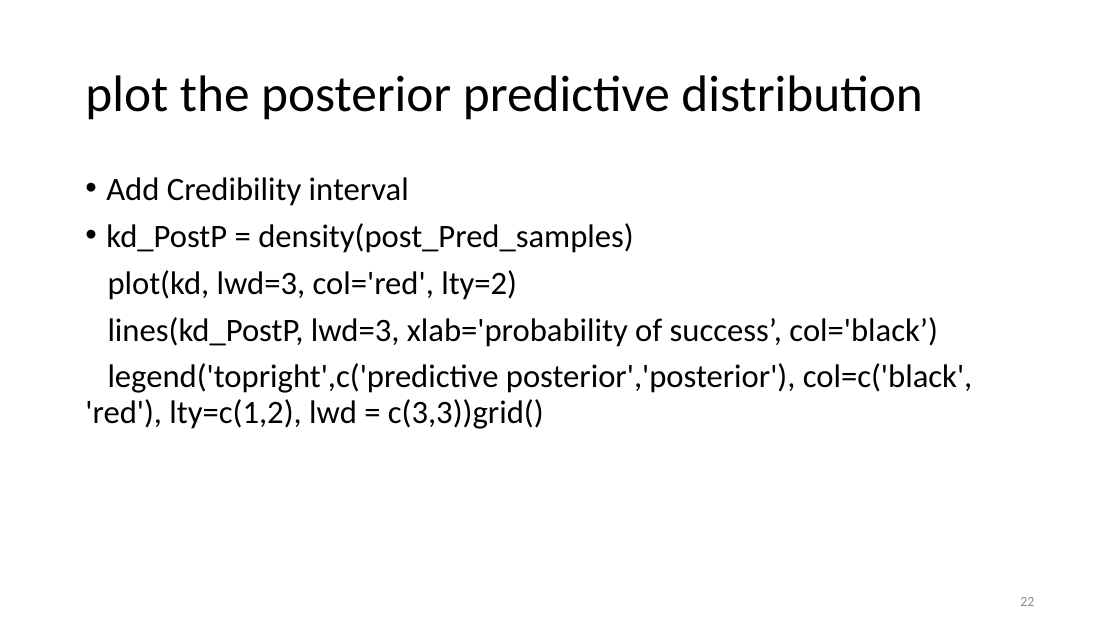
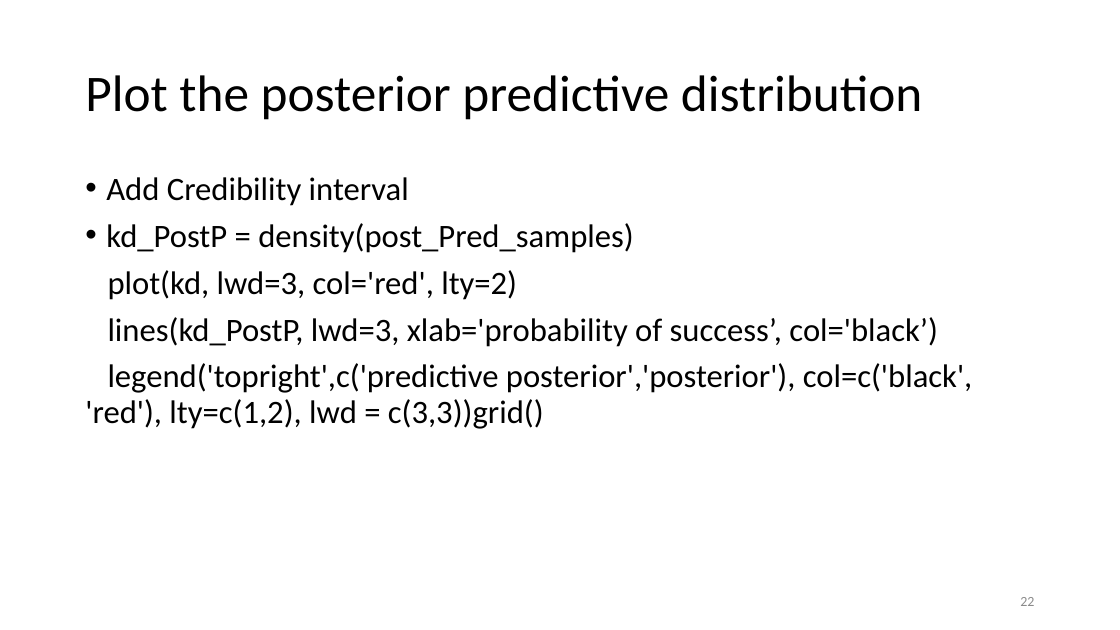
Before and after one commit to jamesbrownlow/BayesTutorialRjags, a slide deck: slide 22 of HamadaEx1.pptx. Drawn at 1120x630 pixels with LibreOffice and Linux fonts; fonts in the diff are those of the drawing. Boxes give left, top, right and bottom in pixels: in the first picture for what was removed or moved away, otherwise in the second. Text is boxed around its words. In the diff, an @@ line names an element or a change of style, - is before the commit and + after.

```diff
--- a/HamadaEx1.pptx
+++ b/HamadaEx1.pptx
@@ title at [85,75,922,120]: text changed @@
-plot the posterior predictive distribution
+Plot the posterior predictive distribution
```
Also in this commit, not shown: 8 other slides changed.
